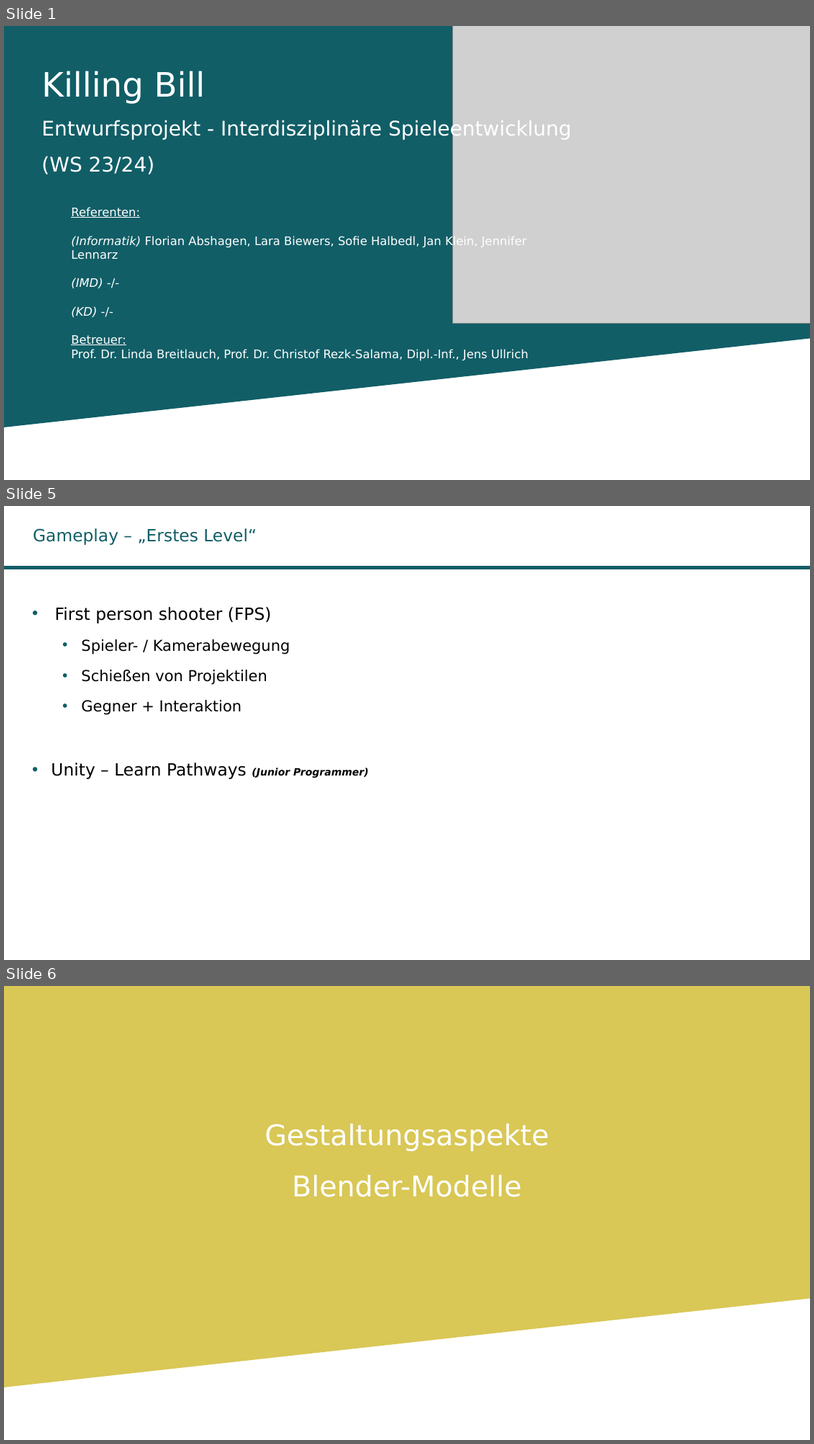
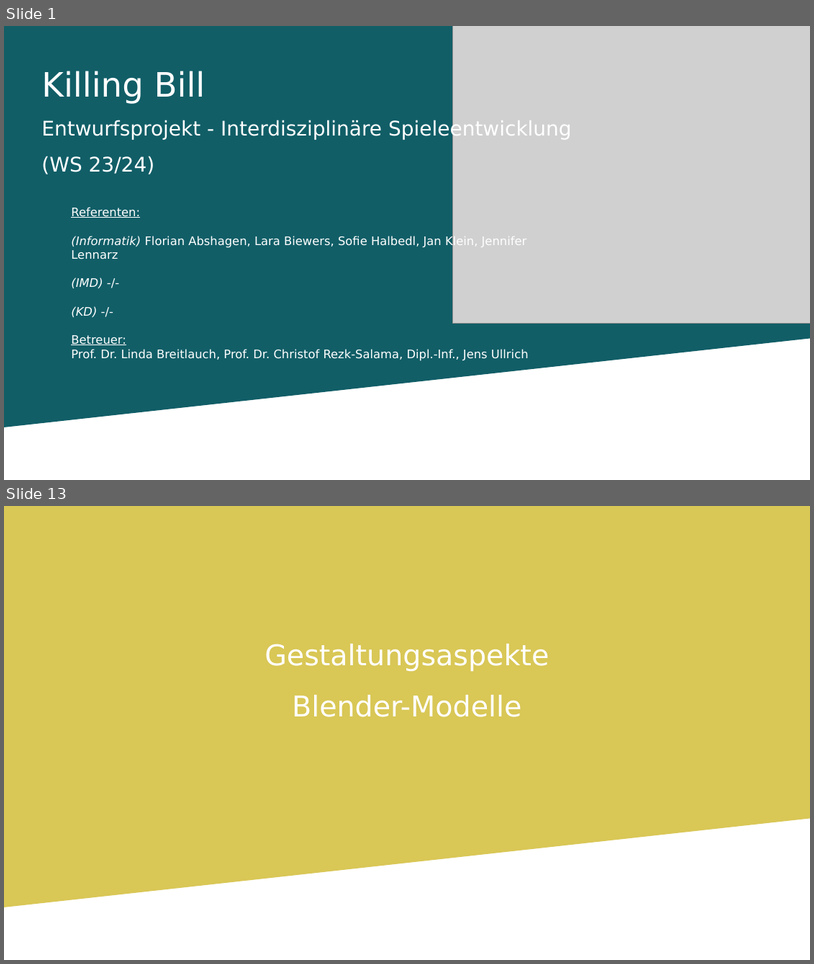
Before and after one commit to LaraBiewers/Teamprojekt_GameDev, a slide deck: Abschlusspraesentation.odp. Shown one above the other, each under a label of ours: slides 1, 5 and 6 before the commit, slides 1 and 13 after it; the slides between them are not shown. The pictures are 814x1444 and 814x964 pixels, drawn with LibreOffice and Linux fonts; fonts in the diff are those of the drawing; grey boxes stand for pictures; background and template pictures are left out. Boxes give left, top, right and bottom in pixels: in the first picture for what was removed or moved away, otherwise in the second. Text is boxed around its words. In the diff, an @@ line names an element or a change of style, - is before the commit and + after.

```diff
--- a/Abschlusspraesentation.odp
+++ b/Abschlusspraesentation.odp
@@ slide 5 removed at <box>4,506,810,960</box>, background #FFFFFF @@
@@ title removed at <box>33,528,257,545</box> @@
-Gameplay – „Erstes Level“
@@ freeform shape removed at <box>4,565,810,569</box> @@
@@ text removed at <box>51,607,369,779</box> @@
-• First person shooter (FPS)
-  • Spieler- / Kamerabewegung
-  • Schießen von Projektilen
-  • Gegner + Interaktion
-• Unity – Learn Pathways (Junior Programmer)
@@ what was slide 6 is now slide 13 @@
```
Also in this commit, not shown: 7 slides changed, 10 slides added, 2 other slides removed.
